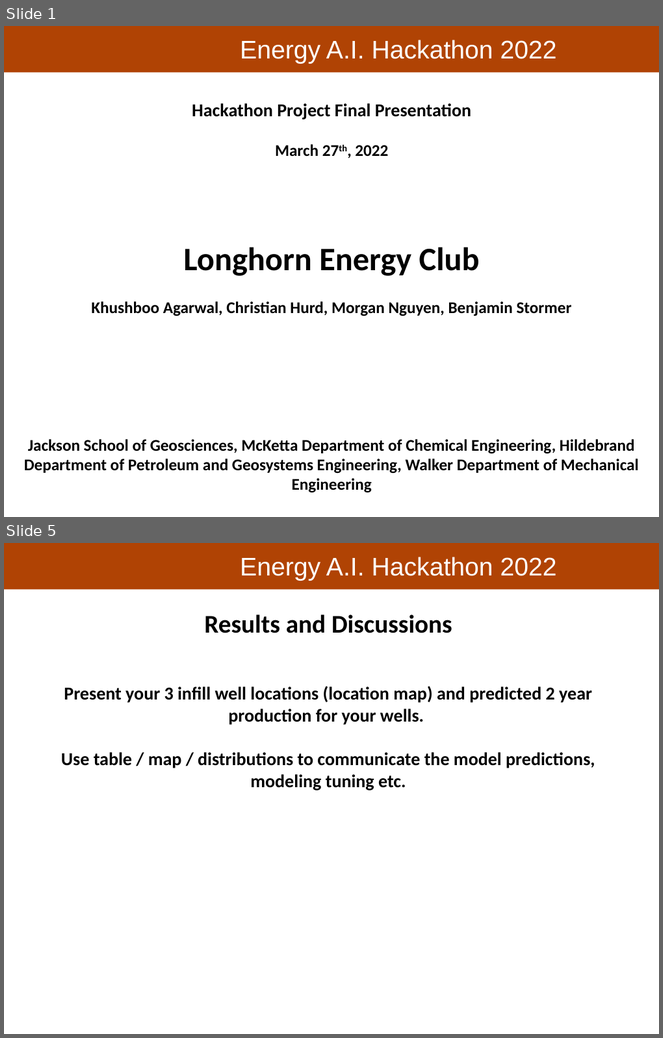
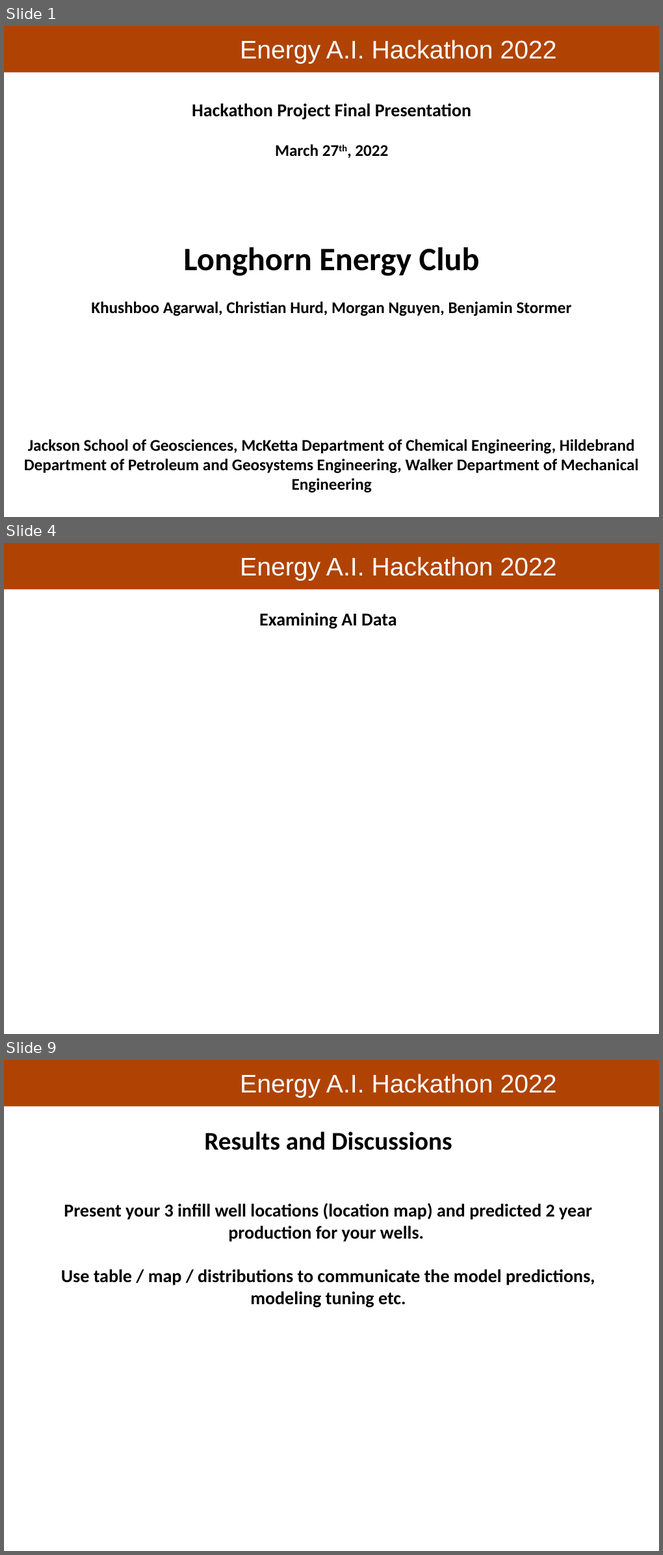
Before and after one commit to PGEHackathon/Longhorn_Energy_Club, a slide deck: Longhorn_Energy_Club_Presentation.pptx. Shown one above the other, each under a label of ours: slides 1 and 5 before the commit, slides 1, 4 and 9 after it; the slides between them are not shown. The pictures are 663x1038 and 663x1555 pixels, drawn with LibreOffice and Linux fonts; fonts in the diff are those of the drawing; background and template pictures are left out. Boxes give left, top, right and bottom in pixels: in the first picture for what was removed or moved away, otherwise in the second. Text is boxed around its words. In the diff, an @@ line names an element or a change of style, - is before the commit and + after.

```diff
--- a/Longhorn_Energy_Club_Presentation.pptx
+++ b/Longhorn_Energy_Club_Presentation.pptx
@@ slide 4 added at [4,543,659,1034], background #FFFFFF; not listed: 2 template elements that a slide beside it also shows @@
@@ text added at [259,613,397,629], 20 pt, text #000000, bold @@
+Examining AI Data
@@ what was slide 5 is now slide 9 @@
```
Also in this commit, not shown: 1 slide changed, 5 other slides added, 2 slides removed.
